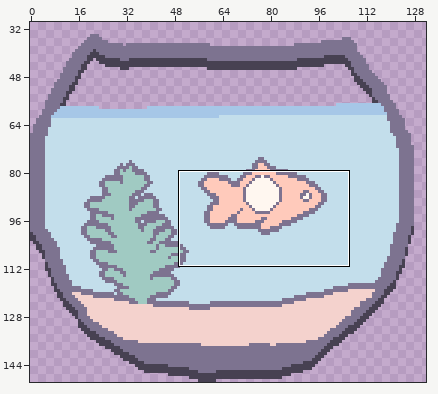
A pixel-art file gets an edit: assets/sprites/draft/aquarium.aseprite. Above: a wide view before the commit, with the close-up outlined.
Close-up. First the earlier version:
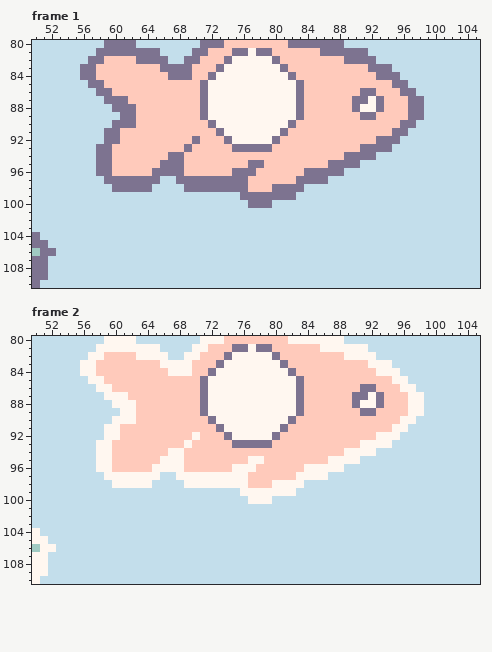
150x150 pixels, 8 frames. Shown: frame 1: x 50..105, y 80..110; frame 2: x 50..105, y 80..110. The wide view leaves out empty margins. The commit also changed other frames or places, which this record leaves out.
After:
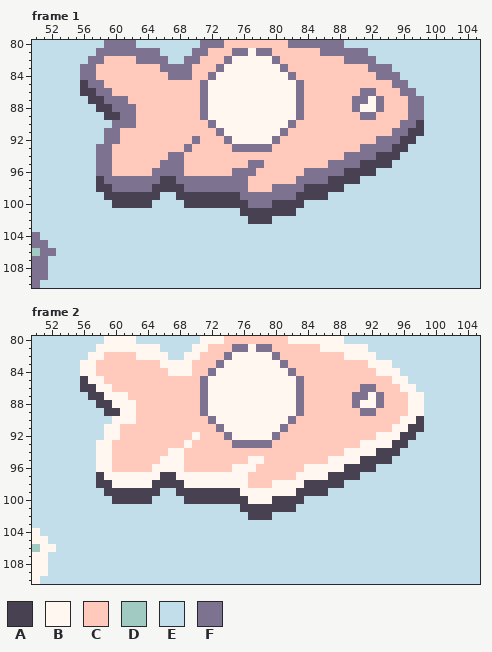
Palette (. is transparent): A #474152  B #fff7f0  C #ffcabb  D #a0cac2  E #c3deeb  F #7d7390
Changes in this commit:
Frame 1, layer "Layer 1 Copy":
y 85: x 56 E -> A
y 86: x 56..57 EE -> AA
y 87: x 57..58 EE -> AA
y 88: x 58..59 EE -> AA
y 89: x 59..60 EE -> AA
y 90: x 98 E -> A
y 91: x 97..98 EE -> AA
y 92: x 96..97 EE -> AA
y 93: x 95..96 EE -> AA
y 94: x 93..95 EEE -> AAA
y 95: x 91..94 EEEE -> AAAA
y 96: x 89..92 EEEE -> AAAA
y 97: x 58 E -> A; x 66..67 EE -> AA; x 87..90 EEEE -> AAAA
y 98: x 58..59 EE -> AA; x 65..68 EEEE -> AAAA; x 84..88 EEEEE -> AAAAA
y 99: x 59..65 EEEEEEE -> AAAAAAA; x 68..75 EEEEEEEE -> AAAAAAAA; x 83..86 EEEE -> AAAA
y 100: x 60..64 EEEEE -> AAAAA; x 69..76 EEEEEEEE -> AAAAAAAA; x 80..83 EEEE -> AAAA
y 101: x 76..82 EEEEEEE -> AAAAAAA
y 102: x 77..79 EEE -> AAA
Frame 2, layer "Layer 1 Copy": the same change as frame 1
Boxes around the changes in both close-ups, in picture pixels (x1, y1, x2, y2):
changed: (80, 80, 120, 120)
changed: (96, 120, 424, 224)
changed: (80, 376, 120, 416)
changed: (96, 416, 424, 520)
